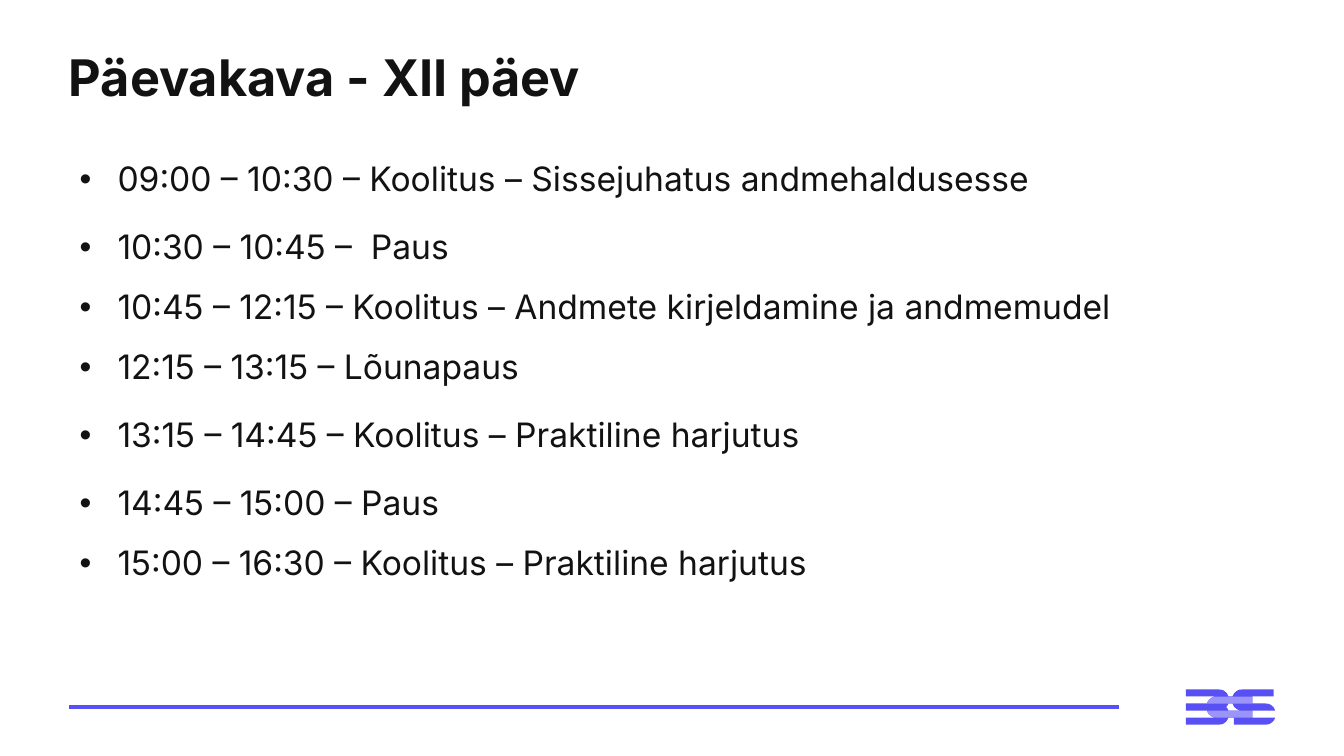
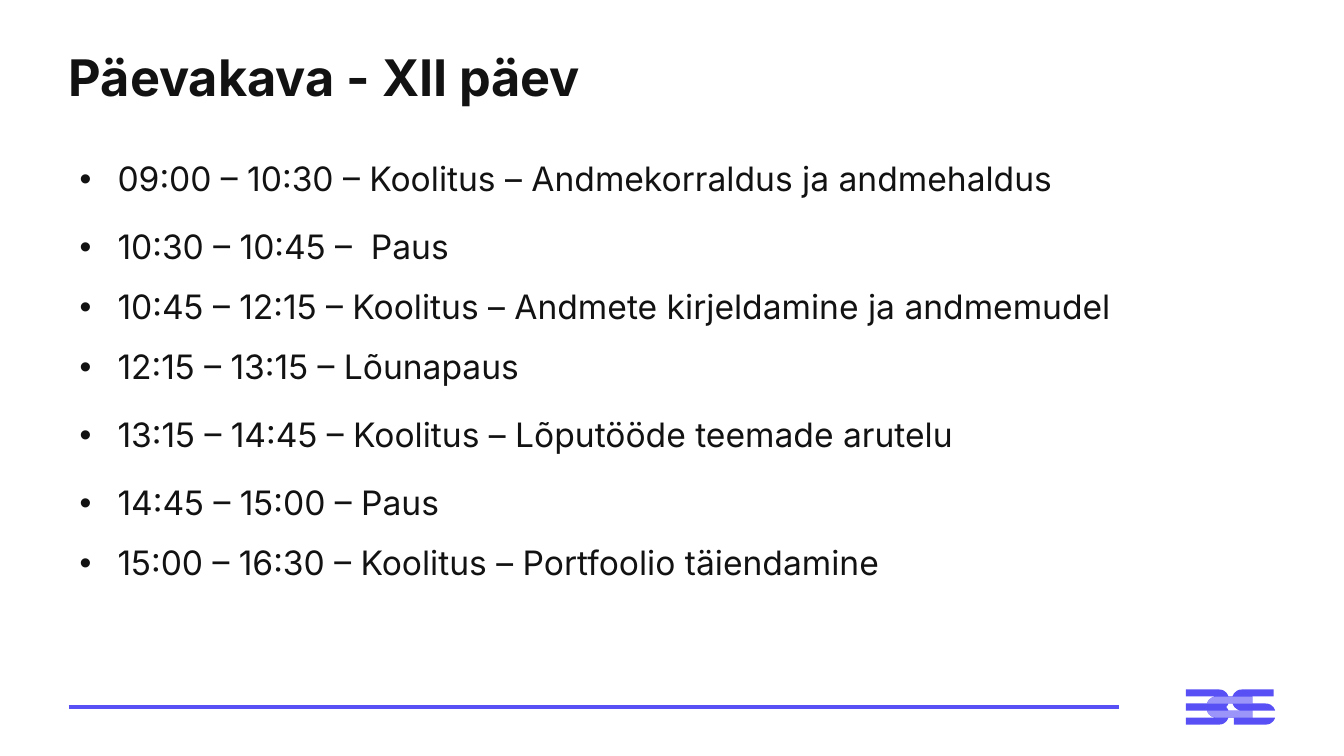
Before and after one commit to virverani/andmetarkus_2026_kevad, a slide deck: slide 2 of Day12/12-paev-andmetarkus-esitlus.pptx. Drawn at 1344x756 pixels with LibreOffice and Linux fonts; fonts in the diff are those of the drawing. Boxes give left, top, right and bottom in pixels: in the first picture for what was removed or moved away, otherwise in the second. Text is boxed around its words. In the diff, an @@ line names an element or a change of style, - is before the commit and + after.

```diff
--- a/Day12/12-paev-andmetarkus-esitlus.pptx
+++ b/Day12/12-paev-andmetarkus-esitlus.pptx
@@ table at [69, 140, 1275, 592] @@
-row 1, column 1: 09:00 – 10:30 – Koolitus – Sissejuhatus andmehaldusesse
+row 1, column 1: 09:00 – 10:30 – Koolitus – Andmekorraldus ja andmehaldus
-row 5, column 1: 13:15 – 14:45 – Koolitus – Praktiline harjutus
+row 5, column 1: 13:15 – 14:45 – Koolitus – Lõputööde teemade arutelu
-row 7, column 1: 15:00 – 16:30 – Koolitus – Praktiline harjutus
+row 7, column 1: 15:00 – 16:30 – Koolitus – Portfoolio täiendamine
```
Also in this commit, not shown: 1 other slide changed, 5 slides added, 12 other files.
